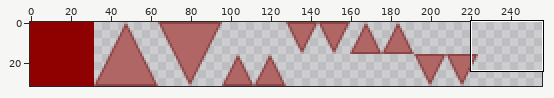
Sprite sheet, stored at assets/DamageTileset.png. Above: a wide view before the commit, with the close-up outlined.
Close-up. Before:
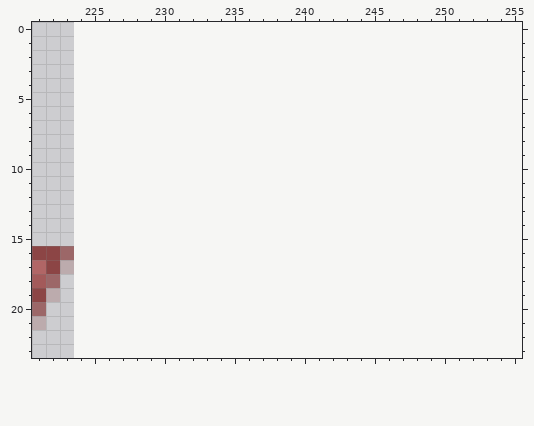
The file is 224x32 pixels. Colours within 5 levels of each other are drawn and written as one. Shown: x 221..255, y 0..23. The old version is drawn lined up with the new one, on the new canvas.
After:
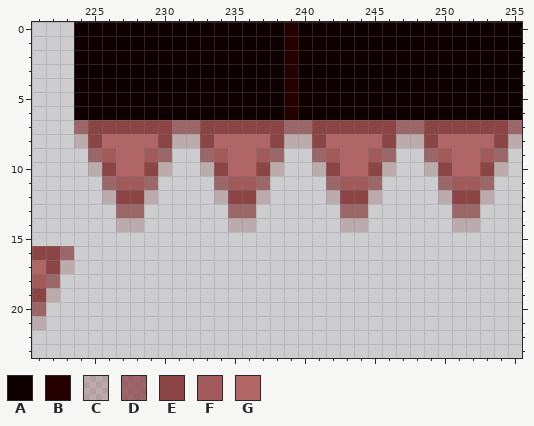
Palette (. is transparent): A #0f0000  B #240000  C #8b444440  D #8c4545bf  E #8c4545  F #a35a5a  G #b16666
From old to new:
{"change": "canvas 224x32 -> 256x32"}
{"y":0,"x":224,"old":"................................","new":"AAAAAAAAAAAAAAABAAAAAAAAAAAAAAAA"}
{"y":1,"x":224,"old":"................................","new":"AAAAAAAAAAAAAAABAAAAAAAAAAAAAAAA"}
{"y":2,"x":224,"old":"................................","new":"AAAAAAAAAAAAAAABAAAAAAAAAAAAAAAA"}
{"y":3,"x":224,"old":"................................","new":"AAAAAAAAAAAAAAABAAAAAAAAAAAAAAAA"}
{"y":4,"x":224,"old":"................................","new":"AAAAAAAAAAAAAAABAAAAAAAAAAAAAAAA"}
{"y":5,"x":224,"old":"................................","new":"AAAAAAAAAAAAAAABAAAAAAAAAAAAAAAA"}
{"y":6,"x":224,"old":"................................","new":"AAAAAAAAAAAAAAABAAAAAAAAAAAAAAAA"}
{"y":7,"x":224,"old":"................................","new":"DEEEEEEDDEEEEEEDDEEEEEEDDEEEEEED"}
{"y":8,"x":224,"old":"................................","new":"CEGGGGECCEGGGGECCEGGGGECCEGGGGEC"}
{"y":9,"x":225,"old":"......","new":"DFGGFD"}
{"y":9,"x":233,"old":"......","new":"DFGGFD"}
{"y":9,"x":241,"old":"......","new":"DFGGFD"}
{"y":9,"x":249,"old":"......","new":"DFGGFD"}
{"y":10,"x":225,"old":"......","new":"CEGGEC"}
{"y":10,"x":233,"old":"......","new":"CEGGEC"}
{"y":10,"x":241,"old":"......","new":"CEGGEC"}
{"y":10,"x":249,"old":"......","new":"CEGGEC"}
{"y":11,"x":226,"old":"....","new":"DFFD"}
{"y":11,"x":234,"old":"....","new":"DFFD"}
{"y":11,"x":242,"old":"....","new":"DFFD"}
{"y":11,"x":250,"old":"....","new":"DFFD"}
{"y":12,"x":226,"old":"....","new":"CEEC"}
{"y":12,"x":234,"old":"....","new":"CEEC"}
{"y":12,"x":242,"old":"....","new":"CEEC"}
{"y":12,"x":250,"old":"....","new":"CEEC"}
{"y":13,"x":227,"old":"..","new":"DD"}
{"y":13,"x":235,"old":"..","new":"DD"}
{"y":13,"x":243,"old":"..","new":"DD"}
{"y":13,"x":251,"old":"..","new":"DD"}
{"y":14,"x":227,"old":"..","new":"CC"}
{"y":14,"x":235,"old":"..","new":"CC"}
{"y":14,"x":243,"old":"..","new":"CC"}
{"y":14,"x":251,"old":"..","new":"CC"}
{"label":"added","picture_box":[74,22,522,232]}
